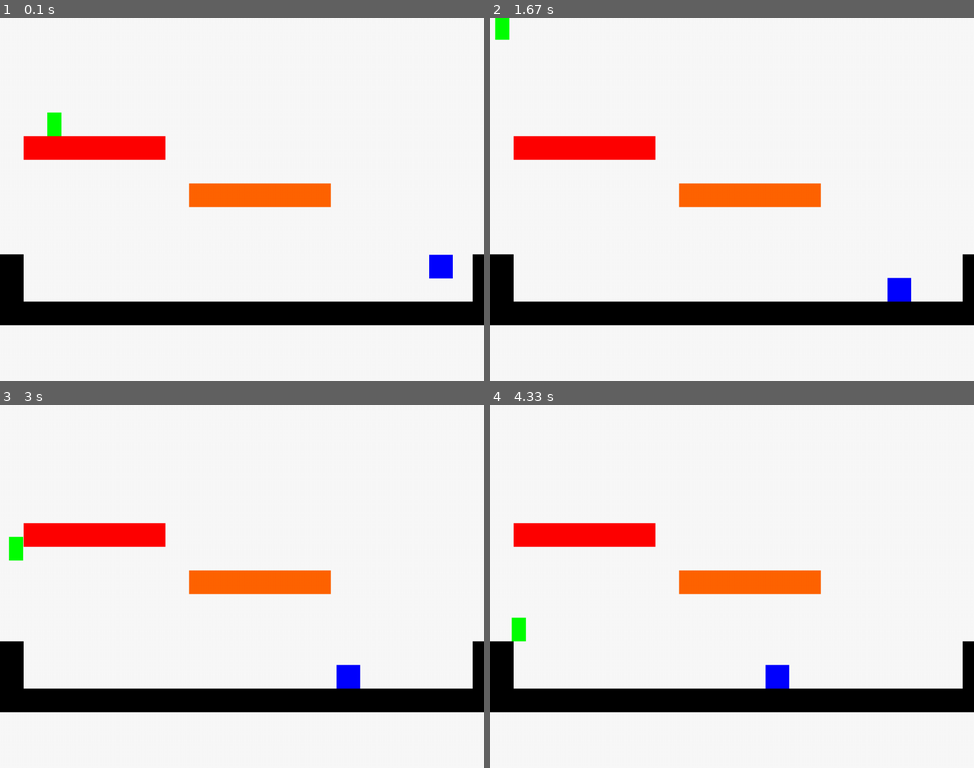
Above: before the commit, frames 1-4 (two rows, left to right).
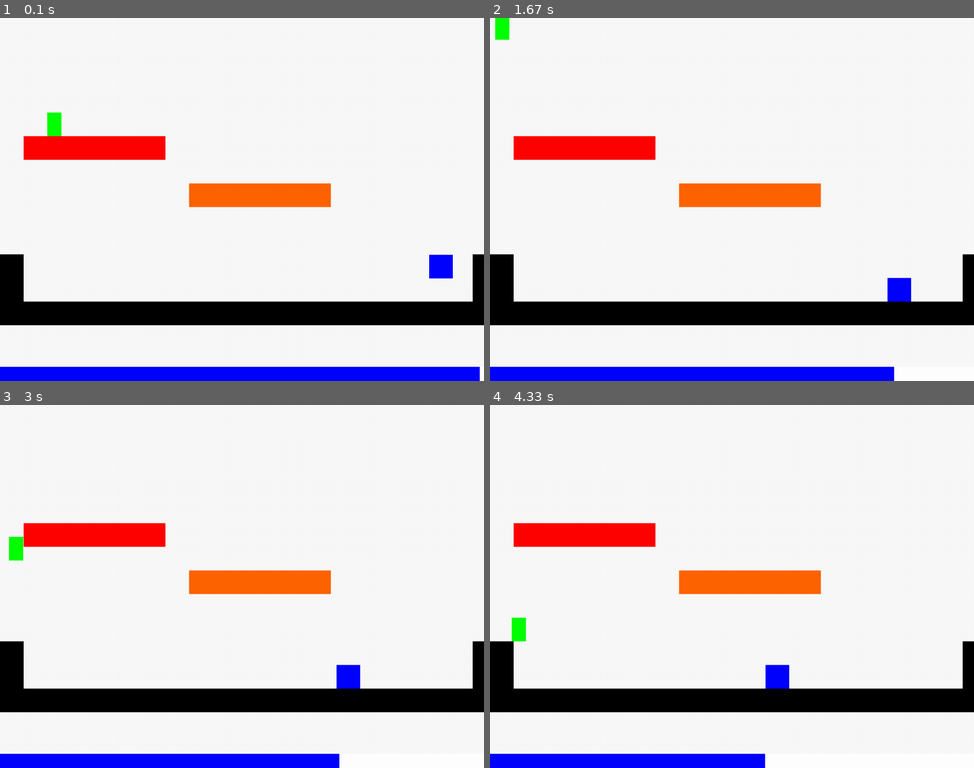
Above: after the commit, the same moments.

Repository: icanwalkonwater/sb-gamejam-pygame
Game: pygame game, started from src/main.py
The game is run twice, just before and just after one commit, with the same random seed, the same clock (stepped at 60 frames per second) and the same inputs.
Inputs:
- Up to frame 1 (0.1 s): no input
- Up to frame 2 (1.67 s): tap & at 0.33 s; tap Space at 0.67 s; tap D at 1 s
- Up to frame 3 (3 s): tap D at 2.33, 2.73 s
- Up to frame 4 (4.33 s): tap D at 3.03, 3.23, 3.53, 3.8, 4.13 s; tap Space at 3.32 s

The runs differ from the first frame. In frame 1, 4.0% of the frame differs, in the area x 0-100%, y 96-100%; in frame 2, 3.3%; in frame 3, 2.8%; in frame 4, 2.3%.

Commit message:
Started UI components: progressbar

Diff:
--- a/src/constants.py
+++ b/src/constants.py
@@ -86,6 +86,8 @@
     ENEMY = 3
     """Layer containing the projectiles of any origin"""
     PROJECTILE = 4
+    """Layer containing the UI elements"""
+    UI = 5
 
 
 class ImpactSide(Enum):
--- a/src/main.py
+++ b/src/main.py
@@ -2,6 +2,8 @@
 
 import pygame
 from pygame import Surface, Vector2
+from pygame.color import Color
+from pygame.rect import Rect
 
 from constants import RESOLUTION
 from game_object import GameObject
@@ -10,6 +12,7 @@
 from player import Player
 from scene import Scene
 from scene_management import SceneManagement
+from ui.progress_bar import UIProgressBar
 
 FPS_LIMIT = 60
 
@@ -56,11 +59,15 @@
     enemy = HthEnemy(player)
     enemy.move(Vector2(900, 500))
 
-    scene: Scene = Scene(background, [red_box, orange_box, floor, wall_left, wall_right], [player, enemy])
+    # ui
+    bar = UIProgressBar(Rect((0, RESOLUTION[1] - 30), (RESOLUTION[0], 30)), Color(0, 0, 255), value=1)
+
+    scene: Scene = Scene(background, [red_box, orange_box, floor, wall_left, wall_right], [player, enemy, bar])
 
     scene.environment.add(red_box, orange_box, floor, wall_left, wall_right)
     scene.player.add(player)
     scene.enemies.add(enemy)
+    scene.ui.add(bar)
 
     player.add_to_collision_mask(scene.environment, scene.enemies)
     enemy.add_to_collision_mask(scene.environment)
--- a/src/scene.py
+++ b/src/scene.py
@@ -19,7 +19,8 @@
             Layers.ENVIRONMENT: Group(),
             Layers.PLAYER: GroupSingle(),
             Layers.ENEMY: Group(),
-            Layers.PROJECTILE: Group()
+            Layers.PROJECTILE: Group(),
+            Layers.UI: Group()
         }
 
     @property
@@ -37,6 +38,10 @@
     @property
     def projectiles(self) -> Group:
         return self.layers[Layers.PROJECTILE]
+
+    @property
+    def ui(self) -> Group:
+        return self.layers[Layers.UI]
 
     def draw_init(self, surface: Surface):
         # Reset background
--- /dev/null
+++ b/src/ui/progress_bar.py
@@ -0,0 +1,51 @@
+from pygame.color import Color
+from pygame.constants import SRCALPHA
+from pygame.math import Vector2
+from pygame.rect import Rect
+from pygame.surface import Surface
+
+from game_object import GameObject
+
+
+class UIProgressBar(GameObject):
+    TRANSPARENT = Color(0, 0, 0, 0)
+
+    def __init__(self, area: Rect, color: Color, maximum: float = 1, value: float = 0):
+        surface: Surface = Surface((area.width, area.height), flags=SRCALPHA)
+        surface.fill(color)
+        GameObject.__init__(self, surface)
+        self._area = area
+        self._color: Color = color
+        self._max: float = maximum
+        self.__percent: float
+        self.__dirty: bool = True
+        self.value = value
+
+        self.move(Vector2(area.x, area.y))
+
+    @property
+    def value(self) -> float:
+        return self.__value
+
+    @value.setter
+    def value(self, value: float):
+        self.__value = max(0, min(self._max, value))
+        self.__percent = value / self._max
+        self.__dirty = True
+
+    def __update_sprite(self):
+        if self.__dirty:
+            fill_rect: Rect = self._area.move(-self._area.width * (1 - self.__percent), 0).clip(self._area)
+            fill_rect.top = 0
+            dry_rect: Rect = self._area.move(self._area.width * self.__percent, 0).clip(self._area)
+            dry_rect.top = 0
+
+            self.image.fill(self._color, fill_rect)
+            self.image.fill(Color(255, 255, 255), dry_rect)
+
+            self.__dirty = False
+
+    def update(self, delta_time: float):
+        self.value -= .0001 * delta_time
+        self.__update_sprite()
+        GameObject.update(self, delta_time)
Empty file added: src/ui/__init__.py
